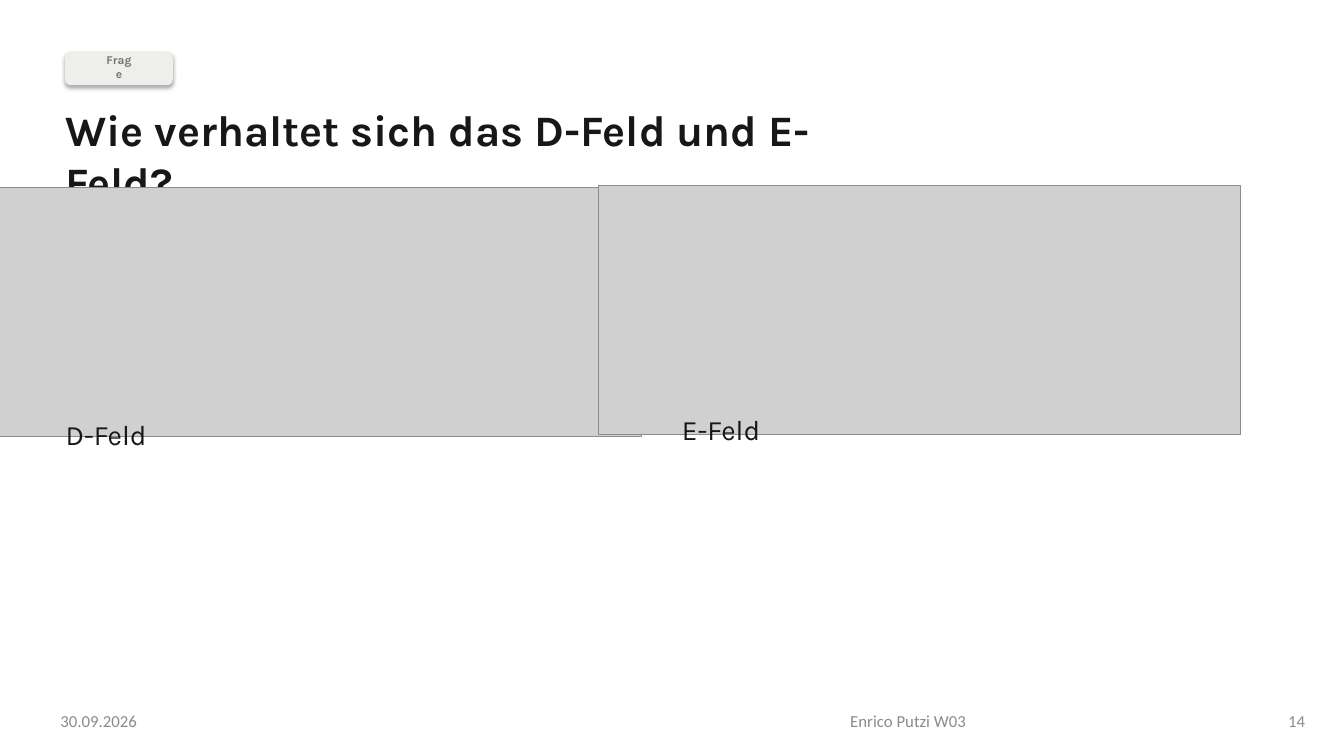
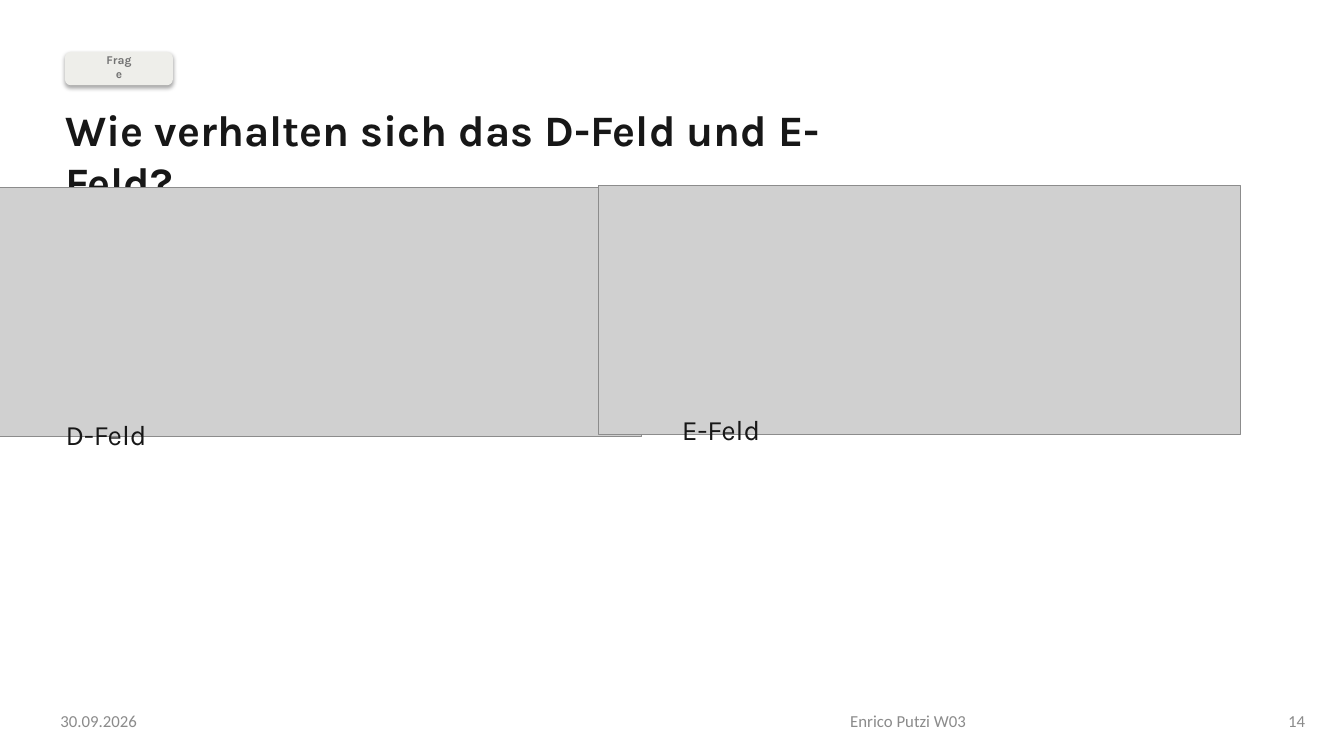
Before and after one commit to eputzi/eputzi.github.io, a slide deck: slide 14 of courses/nus1/files/slides/W03.pptx. Drawn at 1344x756 pixels with LibreOffice and Linux fonts; fonts in the diff are those of the drawing; grey boxes stand for pictures. Boxes give left, top, right and bottom in pixels: in the first picture for what was removed or moved away, otherwise in the second. Text is boxed around its words. In the diff, an @@ line names an element or a change of style, - is before the commit and + after.

```diff
--- a/courses/nus1/files/slides/W03.pptx
+++ b/courses/nus1/files/slides/W03.pptx
@@ text at (65,115,820,188): text changed @@
-Wie verhaltet sich das D-Feld und E-Feld?
+Wie verhalten sich das D-Feld und E-Feld?
```
Also in this commit, not shown: 5 other slides changed, 2 other files.
